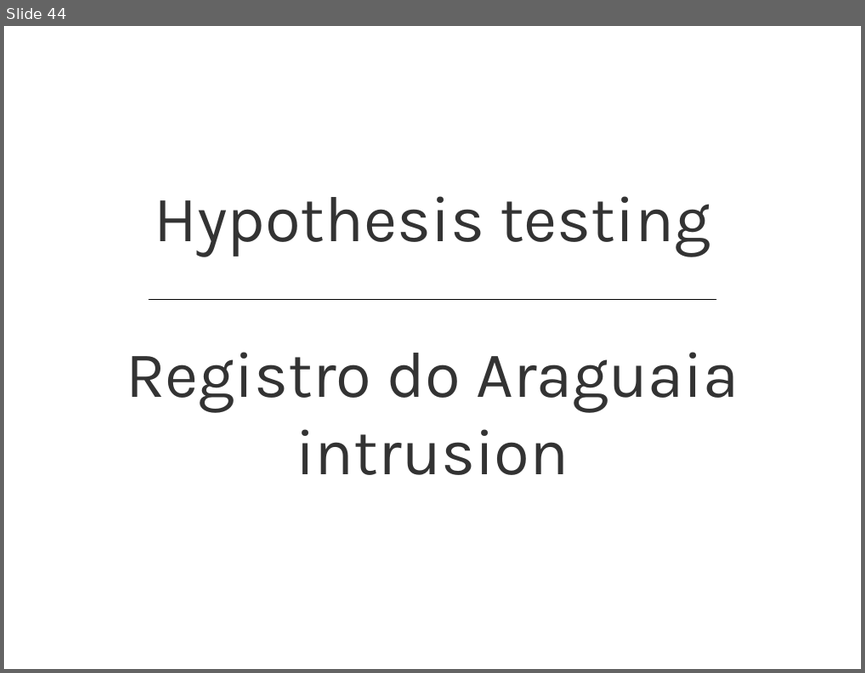
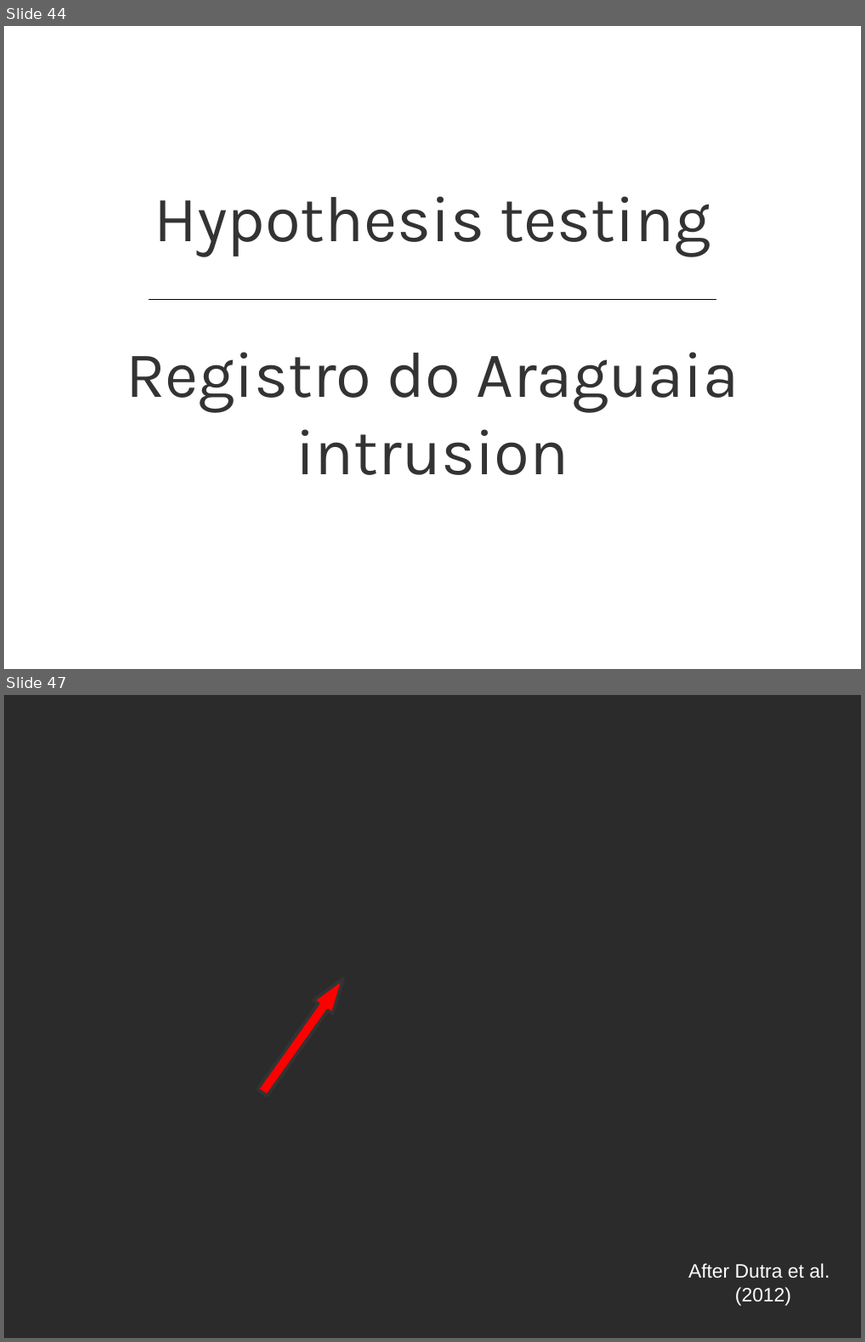
Before and after one commit to leouieda/gghs2012, a slide deck: presentation/uieda_barbosa_iag2012.odp. Shown one above the other, each under a label of ours: slide 44 before the commit, slides 44 and 47 after it; the slides between them are not shown. The pictures are 865x673 and 865x1342 pixels, drawn with LibreOffice and Linux fonts; fonts in the diff are those of the drawing; background and template pictures are left out; a plain dark background stands for a picture behind light text. Boxes give left, top, right and bottom in pixels: in the first picture for what was removed or moved away, otherwise in the second. Text is boxed around its words. In the diff, an @@ line names an element or a change of style, - is before the commit and + after.

```diff
--- a/presentation/uieda_barbosa_iag2012.odp
+++ b/presentation/uieda_barbosa_iag2012.odp
@@ slide 47 added at box(4, 695, 861, 1338), background picture (left out) @@
@@ right arrow added at box(252, 972, 352, 1100), fill #FF0000, outline #333333 2.89 pt @@
@@ text added at box(688, 1263, 829, 1305), 18 pt, text #FFFFFF @@
+After Dutra et al.
+(2012)
```
Also in this commit, not shown: 32 other slides added, 1 slide removed, 3 other files.
